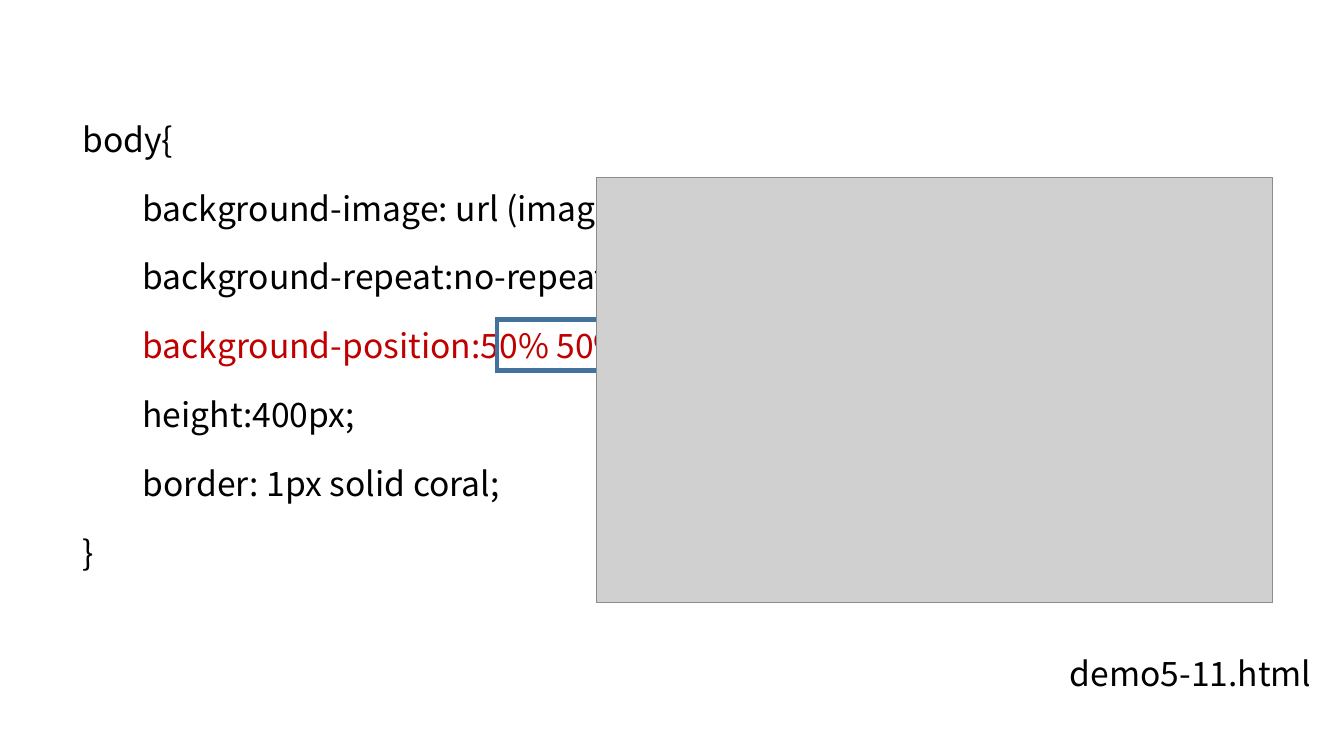
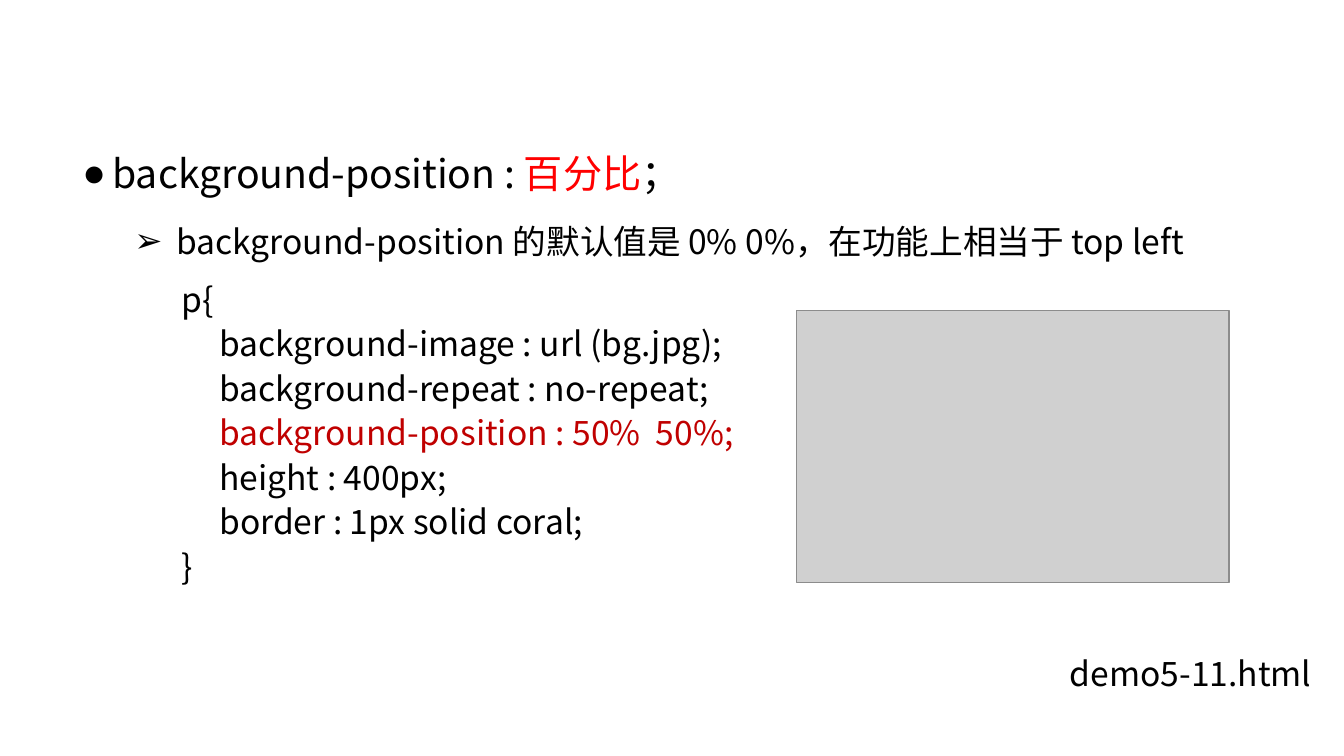
Before and after one commit to liujinmenghaoren/course-web1, a slide deck: slide 42 of materials/slides/ch05-cssStyle.pptx (slide 45 before the commit). Drawn at 1344x756 pixels with LibreOffice and Linux fonts; fonts in the diff are those of the drawing; grey boxes stand for pictures; background and template pictures are left out. Boxes give left, top, right and bottom in pixels: in the first picture for what was removed or moved away, otherwise in the second. Text is boxed around its words. In the diff, an @@ line names an element or a change of style, - is before the commit and + after.

```diff
--- a/materials/slides/ch05-cssStyle.pptx
+++ b/materials/slides/ch05-cssStyle.pptx
@@ text at <box>112,155,1184,263</box>: text changed @@
-body{
-background-image: url (image/bg.jpg);
-background-repeat:no-repeat;
-background-position:50% 50%;
-height:400px;
-border: 1px solid coral;
-}
+● background-position : 百分比；
+  ➢ background-position 的默认值是 0% 0%，在功能上相当于 top left
@@ text added at <box>182,285,734,542</box>, 24 pt, text #000000 @@
+p{
+background-image : url (bg.jpg);
+background-repeat : no-repeat;
+background-position : 50% 50%;
+height : 400px;
+border : 1px solid coral;
+}
@@ rectangle removed at <box>497,320,678,370</box> @@
@@ picture: place and size @@
-picture at <box>597,177,1273,603</box>
+picture at <box>797,311,1229,583</box>
```
Also in this commit, not shown: 46 other slides changed, 3 slides added, 8 slides removed, 31 other files.
